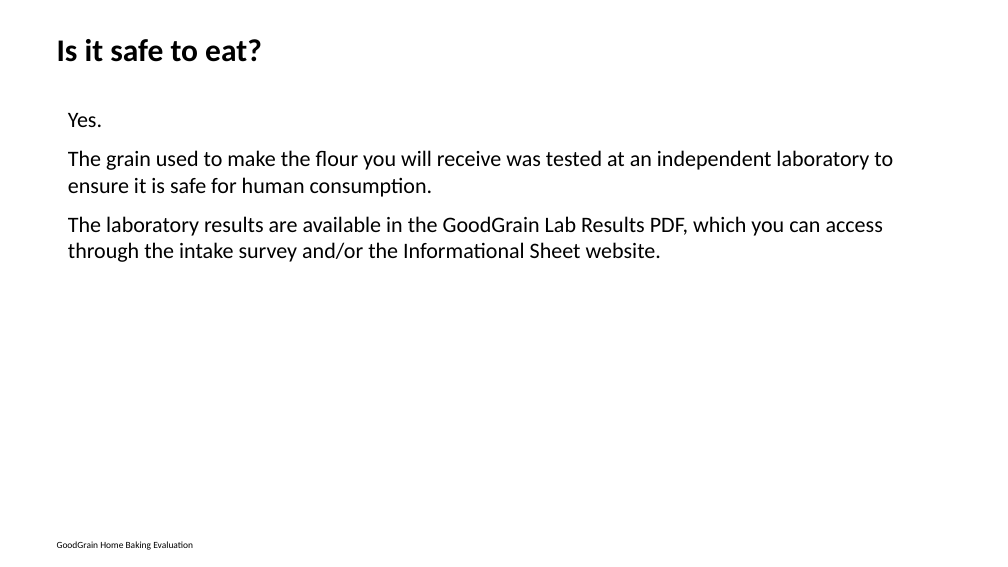
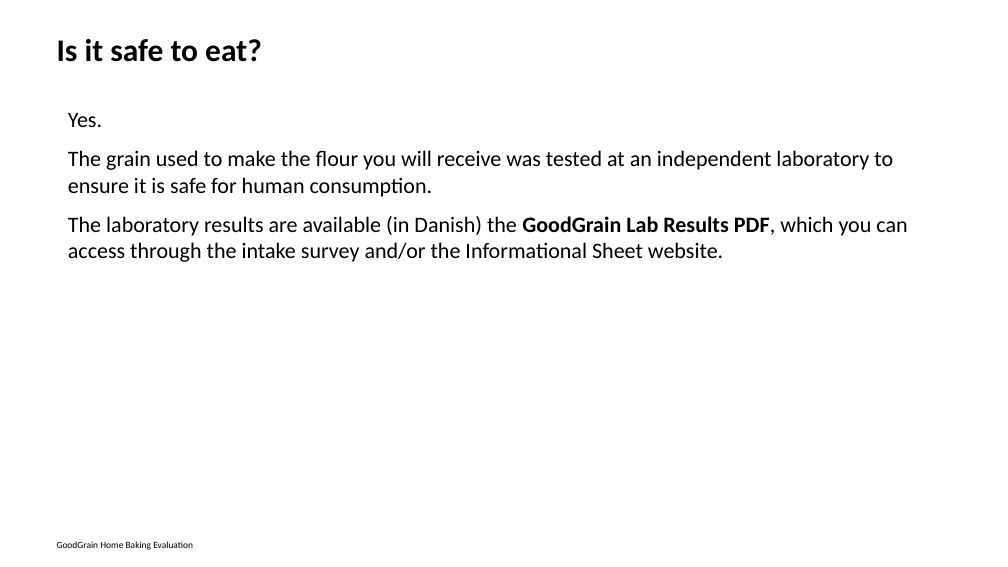
Before and after one commit to vanichols/GoodGrain, a slide deck: slide 11 of documents/informational sheet power point.pptx (slide 10 before the commit). Drawn at 1008x567 pixels with LibreOffice and Linux fonts; fonts in the diff are those of the drawing. Boxes give left, top, right and bottom in pixels: in the first picture for what was removed or moved away, otherwise in the second. Text is boxed around its words. In the diff, an @@ line names an element or a change of style, - is before the commit and + after.

```diff
--- a/documents/informational sheet power point.pptx
+++ b/documents/informational sheet power point.pptx
@@ text at bbox=[68, 216, 907, 262]: text changed @@
-The laboratory results are available in the GoodGrain Lab Results PDF, which you can access through the intake survey and/or the Informational Sheet website.
+The laboratory results are available (in Danish) the GoodGrain Lab Results PDF, which you can access through the intake survey and/or the Informational Sheet website.
```
Also in this commit, not shown: 13 other slides changed, 2 slides added, 4 other files.
